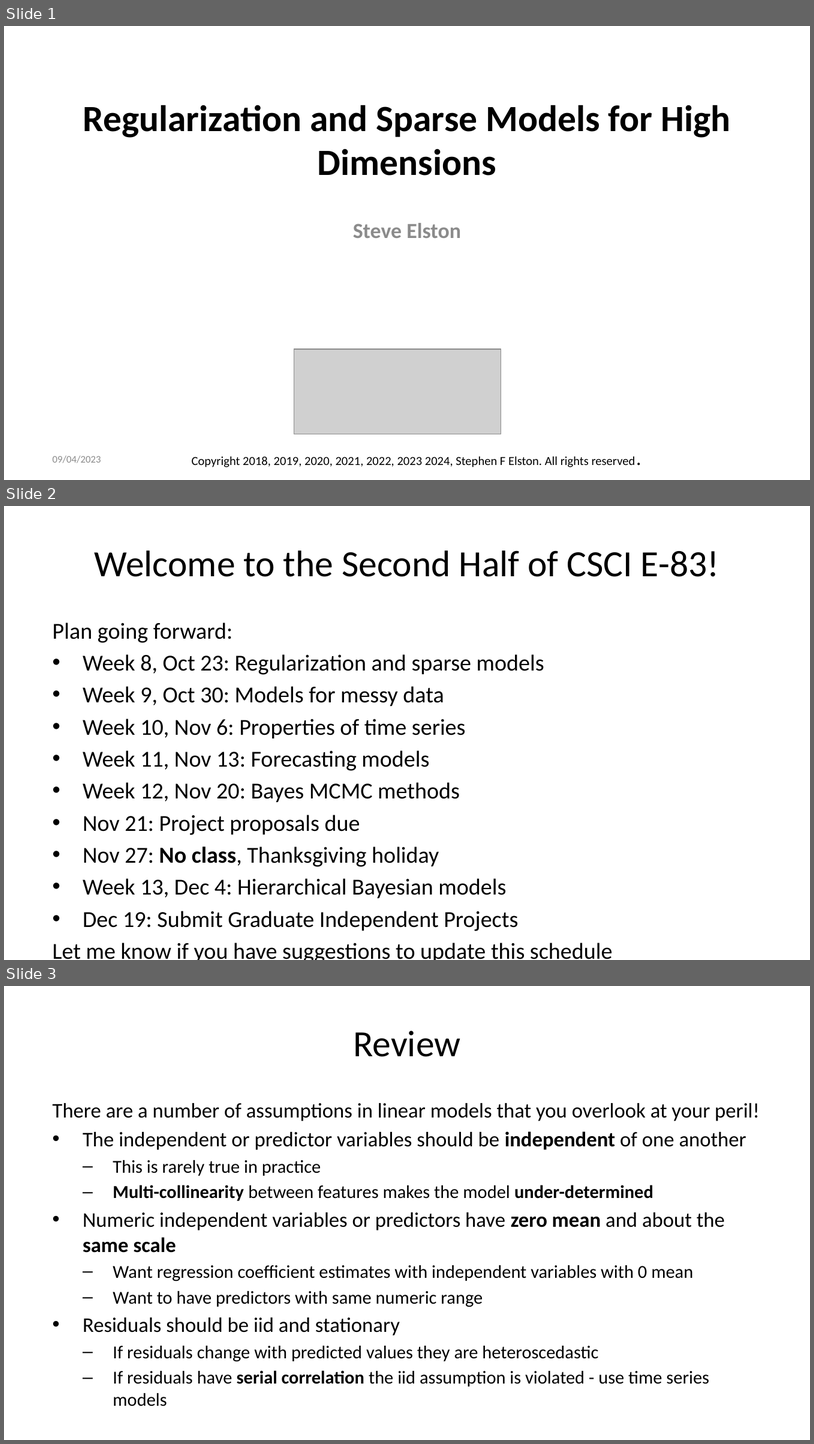
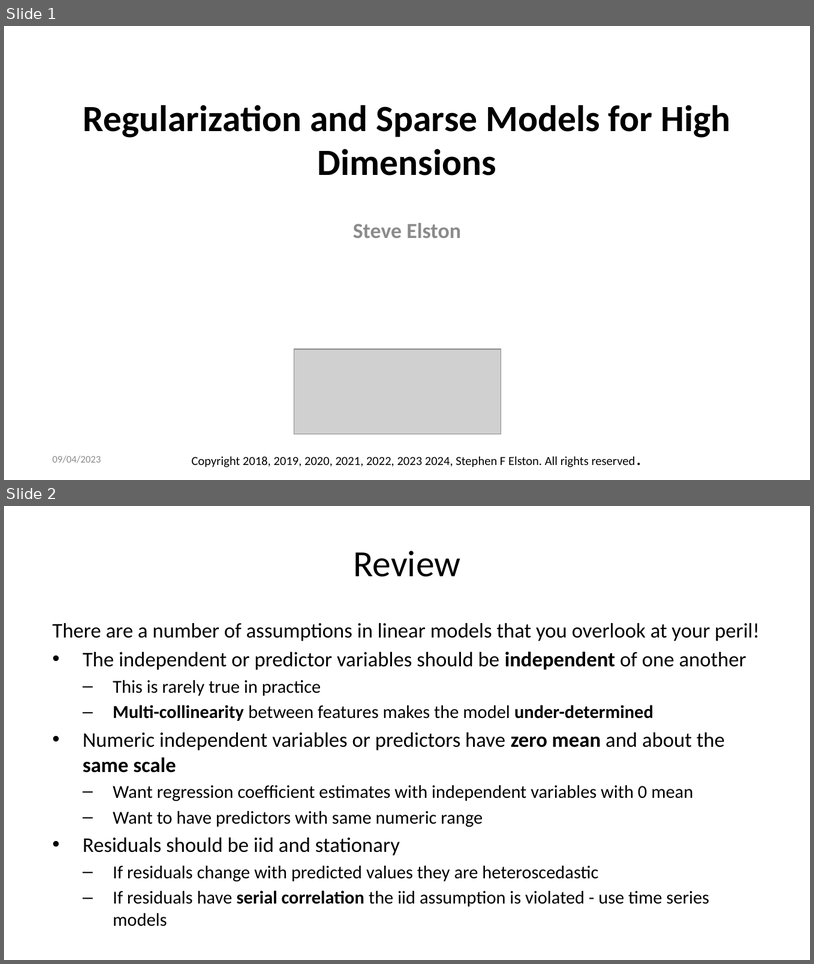
Before and after one commit to StephenElston/CSCI-E-83, a slide deck: LectureSlides/10a_ModelsInHighDimensions.pptx. Shown one above the other, each under a label of ours: slides 1, 2 and 3 before the commit, slides 1 and 2 after it. The pictures are 814x1444 and 814x964 pixels, drawn with LibreOffice and Linux fonts; fonts in the diff are those of the drawing; grey boxes stand for pictures. Boxes give left, top, right and bottom in pixels: in the first picture for what was removed or moved away, otherwise in the second. Text is boxed around its words. In the diff, an @@ line names an element or a change of style, - is before the commit and + after.

```diff
--- a/LectureSlides/10a_ModelsInHighDimensions.pptx
+++ b/LectureSlides/10a_ModelsInHighDimensions.pptx
@@ slide 2 removed at (4,506,810,960), background #FFFFFF @@
@@ title removed at (95,550,719,577) @@
-Welcome to the Second Half of CSCI E-83!
@@ text removed at (53,622,613,960) @@
-Plan going forward:
-• Week 8, Oct 23: Regularization and sparse models
-• Week 9, Oct 30: Models for messy data
-• Week 10, Nov 6: Properties of time series
-• Week 11, Nov 13: Forecasting models
-• Week 12, Nov 20: Bayes MCMC methods
-• Nov 21: Project proposals due
-• Nov 27: No class, Thanksgiving holiday
-• Week 13, Dec 4: Hierarchical Bayesian models
-• Dec 19: Submit Graduate Independent Projects
-Let me know if you have suggestions to update this schedule
@@ what was slide 3 is now slide 2 @@
```
Also in this commit, not shown: 5 slides changed, 10 slides added.
